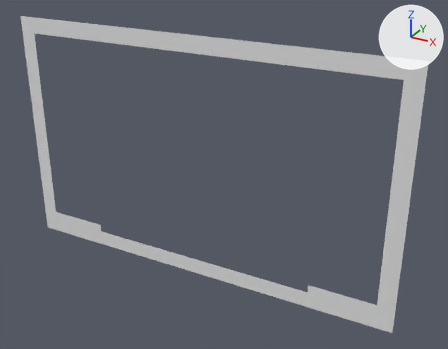
A saved change to the OBJ model Assets/Tiled2Unity/Meshes/level_001.obj.
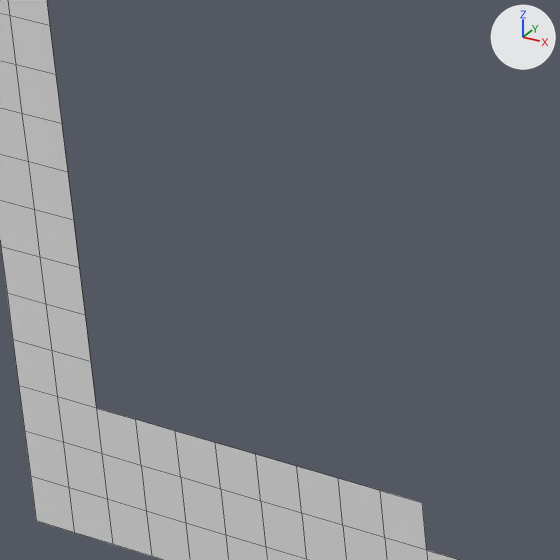
Each version is shown whole from a 50 mm camera at (1009.0, -5490.0, 1254.0) aimed at (-2078.0, 122.0, -1551.0), then close up on the part from 10% to 27% of the width and 45% to 67% of the height. The axes (+X, +Y, +Z) are drawn at upper right. The lights are the same throughout. The close-ups show mesh edges as thin lines. Where no turn or scale is listed for an object, it has been applied to the vertices.

Names of what the first close-up shows: 'level_001'.
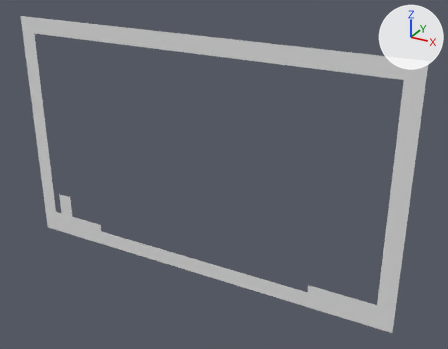
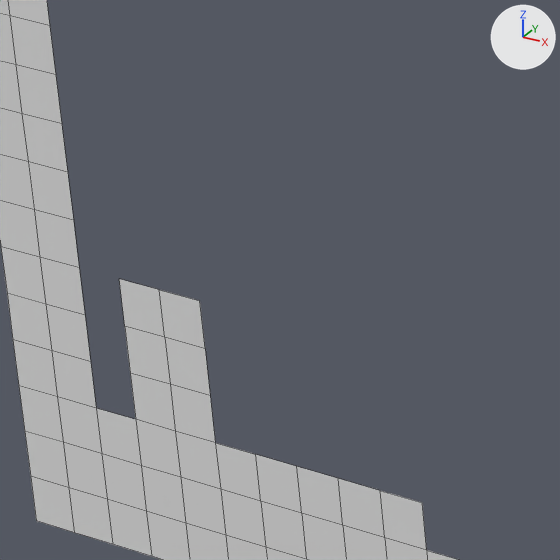
Location of each change, [x1, y1, x2, y2] in pixels of the close-ups (560 x 560 px):
part 1 of me_level_001, added: after [119, 279, 215, 442]

The change, as a diff of the scene's bpy script:
```diff
--- a/Assets/Tiled2Unity/Meshes/level_001.obj.py
+++ b/Assets/Tiled2Unity/Meshes/level_001.obj.py
@@ me_level_001 @@
 me_level_001.from_pydata(...)  # 472 vertices, 320 faces; spans x -4800.0..0.0, y 0.0, z -2880.0..0.0
 # used by ob_level_001; location = (0.0, 0.0, 0.0)
 # verts and faces of me_level_001; kept vertices keep their numbers, new ones are numbered from 472
 # before: 333 (-4320.0, 0.0, -2592.0) at pixel (215, 442), 335 (-4416.0, 0.0, -2592.0) at pixel (175, 431), 337 (-4512.0, 0.0, -2592.0) at pixel (135, 419)
+# me_level_001 part 1
+for new, old in zip([472, 473, 474], [333, 335, 337]): verts[new] = verts[old] + (0.0, 0.0, 96.0)
+for new, old in zip([475, 476, 477], [472, 473, 474]): verts[new] = verts[old] + (0.0, 0.0, 96.0)
+for new, old in zip([478, 479, 480], [475, 476, 477]): verts[new] = verts[old] + (0.0, 0.0, 96.0)
+faces += [(475, 476, 479, 478), (476, 477, 480, 479), (472, 473, 476, 475), (473, 474, 477, 476), (333, 335, 473, 472), (335, 337, 474, 473)]
```
